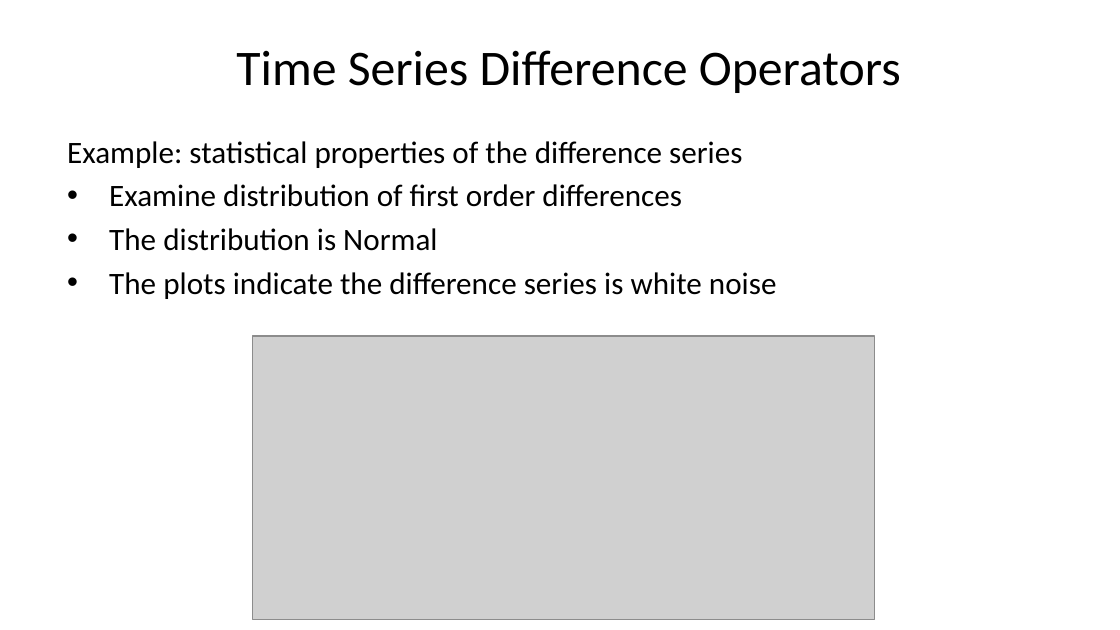
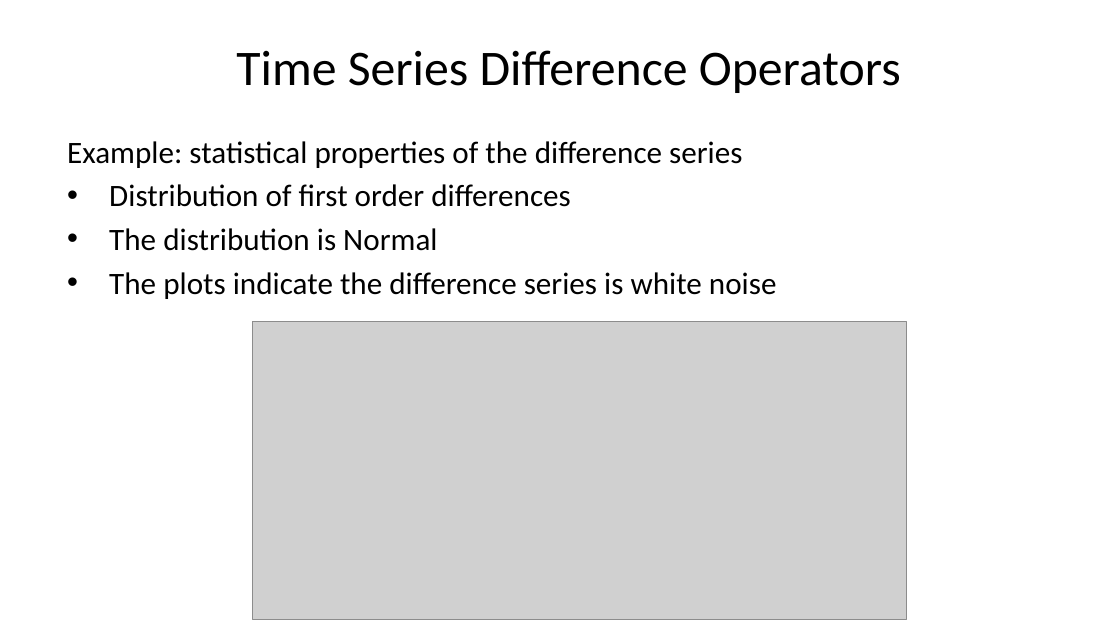
Before and after one commit to StephenElston/CSCI-E-83, a slide deck: slide 54 of LectureSlides/11_PropertiesOfTimeSeries.pptx (slide 47 before the commit). Drawn at 1120x630 pixels with LibreOffice and Linux fonts; fonts in the diff are those of the drawing; grey boxes stand for pictures. Boxes give left, top, right and bottom in pixels: in the first picture for what was removed or moved away, otherwise in the second. Text is boxed around its words. In the diff, an @@ line names an element or a change of style, - is before the commit and + after.

```diff
--- a/LectureSlides/11_PropertiesOfTimeSeries.pptx
+++ b/LectureSlides/11_PropertiesOfTimeSeries.pptx
@@ text at <box>109,184,571,207</box>: text changed @@
-• Examine distribution of first order differences
+• Distribution of first order differences
@@ picture: place and size @@
-picture at <box>252,336,874,619</box>
+picture at <box>252,321,906,619</box>
```
Also in this commit, not shown: 21 other slides changed, 9 slides added, 1 slide removed.
